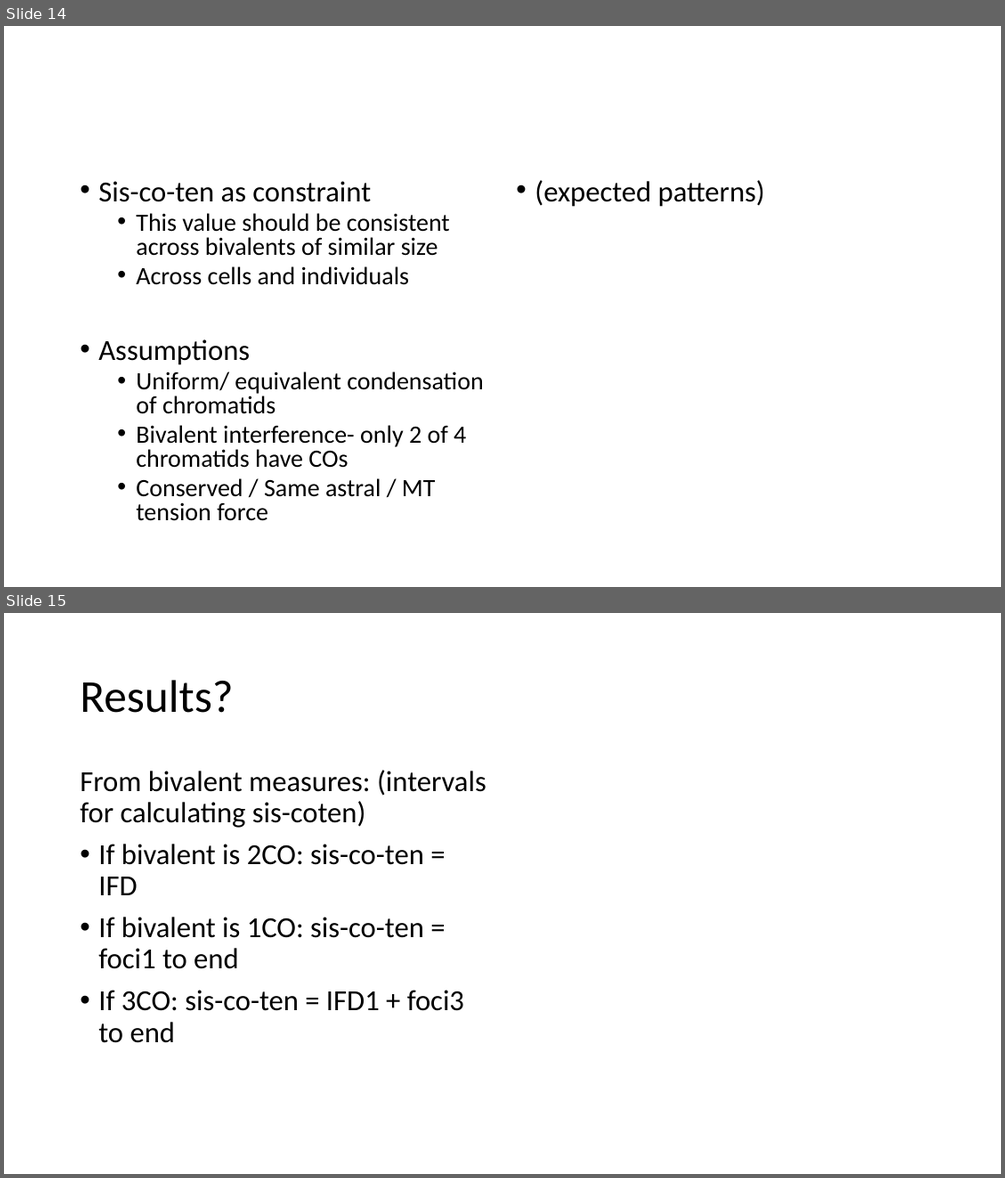
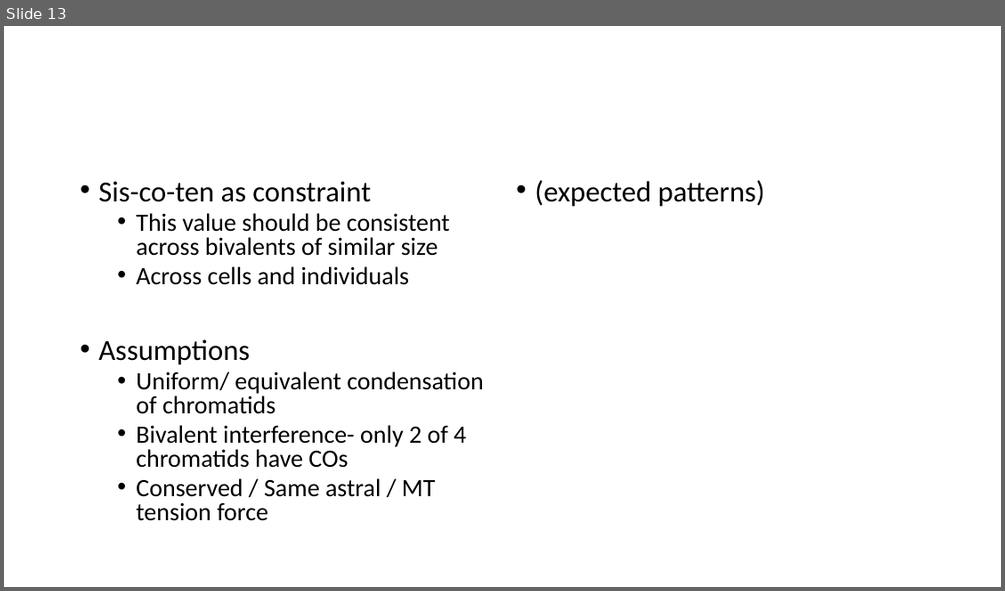
Before and after one commit to petersoapes/MLH1repo, a slide deck: AP_lab_meeting_9.11.19.pptx. Shown one above the other, each under a label of ours: slides 14 and 15 before the commit, slide 13 after it. The pictures are 1005x1178 and 1005x591 pixels, drawn with LibreOffice and Linux fonts; fonts in the diff are those of the drawing. Boxes give left, top, right and bottom in pixels: in the first picture for what was removed or moved away, otherwise in the second. Text is boxed around its words. In the diff, an @@ line names an element or a change of style, - is before the commit and + after.

```diff
--- a/AP_lab_meeting_9.11.19.pptx
+++ b/AP_lab_meeting_9.11.19.pptx
@@ slide 15 removed at <box>4,613,1001,1174</box>, background #FFFFFF @@
@@ title removed at <box>80,680,233,713</box> @@
-Results?
@@ text removed at <box>80,770,486,1043</box> @@
-From bivalent measures: (intervals for calculating sis-coten)
-• If bivalent is 2CO: sis-co-ten = IFD
-• If bivalent is 1CO: sis-co-ten = foci1 to end
-• If 3CO: sis-co-ten = IFD1 + foci3 to end
@@ what was slide 14 is now slide 13 @@
```
Also in this commit, not shown: 3 slides changed, 5 slides added, 4 other slides removed, 1 other file.
